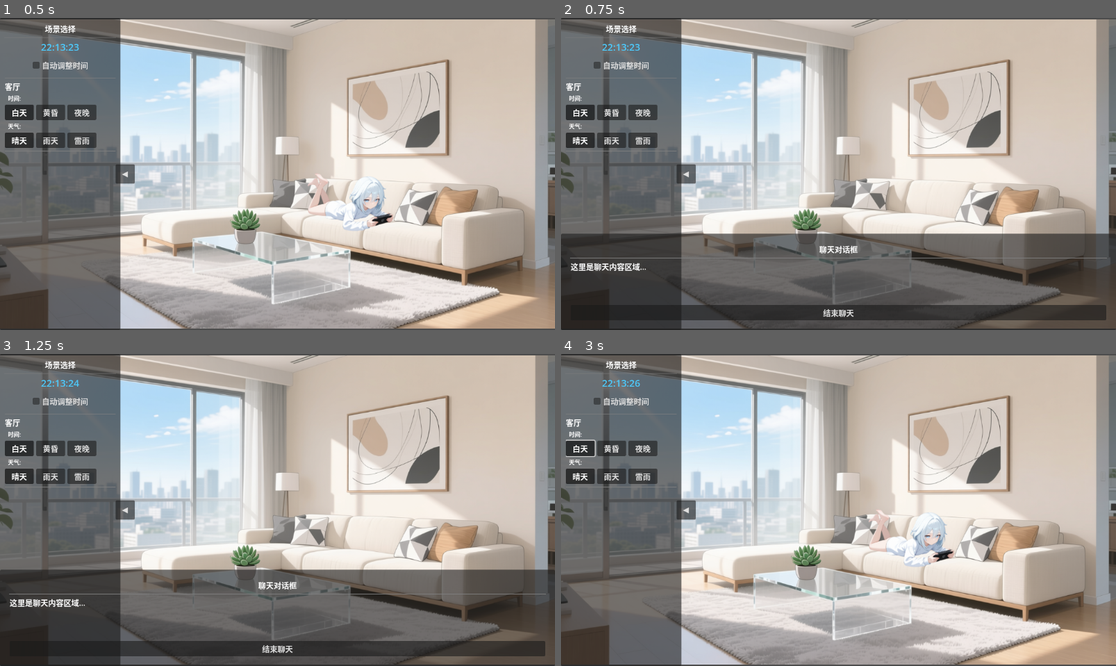
Above: before the commit, frames 1-4 (two rows, left to right).
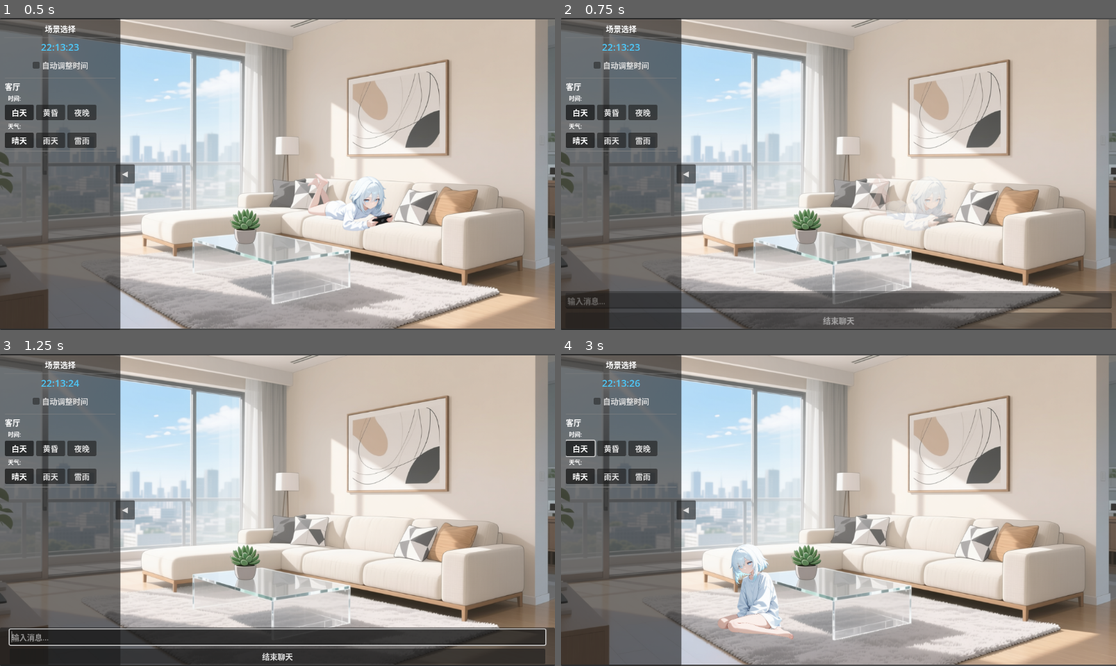
Above: after the commit, the same moments.

Repository: xhc2008/CABM-ED
Game: Godot game, scene res://scripts/main.tscn
The game is run twice, just before and just after one commit, with the same random seed, the same clock (stepped at 60 frames per second) and the same inputs.
Inputs (mouse positions are in pixels of both pictures, inside the frame that each line leads up to):
- Up to frame 1 (0.5 s): no input
- Up to frame 2 (0.75 s): click (910, 202) at 0.5 s
- Up to frame 3 (1.25 s): no input
- Up to frame 4 (3 s): click "结束聊天" at 1.25 s; click "自动调整时间" at 2 s; click "白天" at 2.75 s

Frame 1 is identical in both runs. In frame 2, 23% of the frame differs, in the area x 0-100%, y 52-100%; in frame 3, 24%, in the area x 0-100%, y 69-100%; in frame 4, 2.8%.

Commit message:
feat: 聊天框优化

Diff:
--- /dev/null
+++ b/config/app_config.json
@@ -0,0 +1,16 @@
+{
+    "user_name": "用户",
+    "character_name": "雪狐",
+    "preset_replies": [
+        "今天天气真不错呢~",
+        "有什么我可以帮你的吗？",
+        "我一直在这里等你哦",
+        "和你聊天真开心！",
+        "嗯嗯，我在听呢",
+        "这个想法不错！",
+        "让我想想...",
+        "原来如此！",
+        "你说得对呢",
+        "我也这么觉得！"
+    ]
+}
--- a/config/character_presets.json
+++ b/config/character_presets.json
@@ -7,6 +7,14 @@
         "x": 0.63,
         "y": 0.59
       }
+    },
+    {
+      "image": "2.png",
+      "scale": 1.0,
+      "position": {
+        "x": 0.35,
+        "y": 0.77
+      }
     }
   ]
 }
--- a/scripts/character.gd
+++ b/scripts/character.gd
@@ -139,6 +139,14 @@
 		return
 
 	is_chatting = true
+
+	# 消失动画
+	var fade_tween = create_tween()
+	fade_tween.tween_property(self, "modulate:a", 0.0, 0.3)
+	await fade_tween.finished
+
+	visible = false
+	await get_tree().create_timer(0.7).timeout
 
 	# 加载聊天图片
 	var chat_image_path = "res://assets/images/character/chat/normal.png"
@@ -178,12 +186,15 @@
 
 	print("聊天目标中心: ", center_pos, " 缩放: ", final_chat_scale, " 最终position: ", target_pos)
 
-	# 消失后重新显示
-	visible = false
-	await get_tree().create_timer(1.0).timeout
+	# 设置位置并显示
 	position = target_pos
 	scale = Vector2(final_chat_scale, final_chat_scale)
+	modulate.a = 0.0
 	visible = true
+
+	# 淡入动画
+	var appear_tween = create_tween()
+	appear_tween.tween_property(self, "modulate:a", 1.0, 0.3)
 
 func end_chat():
 	if not is_chatting:
@@ -191,7 +202,16 @@
 
 	is_chatting = false
 
+	# 淡出动画
+	var fade_tween = create_tween()
+	fade_tween.tween_property(self, "modulate:a", 0.0, 0.3)
+	await fade_tween.finished
+
+	visible = false
+	await get_tree().create_timer(0.3).timeout
+
 	# 重新加载场景中的随机位置
+	modulate.a = 1.0
 	load_character_for_scene(current_scene)
 
 func _on_pressed():
--- a/scripts/chat_dialog.gd
+++ b/scripts/chat_dialog.gd
@@ -2,18 +2,166 @@
 
 signal chat_ended
 
+@onready var margin_container: MarginContainer = $MarginContainer
+@onready var vbox: VBoxContainer = $MarginContainer/VBoxContainer
+@onready var character_name_label: Label = $MarginContainer/VBoxContainer/CharacterNameLabel
+@onready var message_label: Label = $MarginContainer/VBoxContainer/MessageLabel
+@onready var input_field: LineEdit = $MarginContainer/VBoxContainer/InputField
 @onready var end_button: Button = $MarginContainer/VBoxContainer/EndButton
+
+var app_config: Dictionary = {}
+var is_input_mode: bool = true
+var current_message: String = ""
+var typing_timer: Timer
+var char_index: int = 0
+
+const INPUT_HEIGHT = 80.0
+const REPLY_HEIGHT = 200.0
+const ANIMATION_DURATION = 0.3
+const TYPING_SPEED = 0.05  # 每个字符的显示间隔
 
 func _ready():
 	end_button.pressed.connect(_on_end_button_pressed)
+	input_field.text_submitted.connect(_on_input_submitted)
+
+	# 创建打字机效果的计时器
+	typing_timer = Timer.new()
+	typing_timer.one_shot = false
+	typing_timer.timeout.connect(_on_typing_timer_timeout)
+	add_child(typing_timer)
+
+	# 加载配置
+	_load_config()
+
+	# 初始化为输入模式
+	_setup_input_mode()
+
 	visible = false
+	modulate.a = 0.0
+	scale = Vector2(0.8, 0.8)
+
+func _load_config():
+	var config_path = "res://config/app_config.json"
+	if FileAccess.file_exists(config_path):
+		var file = FileAccess.open(config_path, FileAccess.READ)
+		var json_string = file.get_as_text()
+		file.close()
+
+		var json = JSON.new()
+		if json.parse(json_string) == OK:
+			app_config = json.data
+			print("应用配置已加载")
+		else:
+			print("解析应用配置失败")
+			_set_default_config()
+	else:
+		print("应用配置文件不存在，使用默认配置")
+		_set_default_config()
+
+func _set_default_config():
+	app_config = {
+		"user_name": "用户",
+		"character_name": "小助手",
+		"preset_replies": ["你好！", "我在听呢", "有趣！"]
+	}
+
+func _setup_input_mode():
+	is_input_mode = true
+	character_name_label.visible = false
+	message_label.visible = false
+	input_field.visible = true
+	input_field.text = ""
+	input_field.placeholder_text = "输入消息..."
+	custom_minimum_size.y = INPUT_HEIGHT
+
+func _setup_reply_mode():
+	is_input_mode = false
+	character_name_label.visible = true
+	message_label.visible = true
+	input_field.visible = false
+	character_name_label.text = app_config.get("character_name", "角色")
+	custom_minimum_size.y = REPLY_HEIGHT
 
 func show_dialog():
 	visible = true
+	pivot_offset = size / 2.0
+
+	# 展开动画
+	var tween = create_tween()
+	tween.set_parallel(true)
+	tween.tween_property(self, "modulate:a", 1.0, ANIMATION_DURATION)
+	tween.tween_property(self, "scale", Vector2.ONE, ANIMATION_DURATION).set_trans(Tween.TRANS_BACK).set_ease(Tween.EASE_OUT)
+
+	# 聚焦输入框
+	await tween.finished
+	if is_input_mode:
+		input_field.grab_focus()
 
 func hide_dialog():
+	pivot_offset = size / 2.0
+
+	# 收起动画
+	var tween = create_tween()
+	tween.set_parallel(true)
+	tween.tween_property(self, "modulate:a", 0.0, ANIMATION_DURATION)
+	tween.tween_property(self, "scale", Vector2(0.8, 0.8), ANIMATION_DURATION).set_trans(Tween.TRANS_BACK).set_ease(Tween.EASE_IN)
+
+	await tween.finished
 	visible = false
+
+	# 重置为输入模式
+	_setup_input_mode()
 
 func _on_end_button_pressed():
 	hide_dialog()
+	await get_tree().create_timer(0.3).timeout
 	chat_ended.emit()
+
+func _on_input_submitted(text: String):
+	if text.strip_edges().is_empty():
+		return
+
+	print("用户输入: ", text)
+
+	# 切换到回复模式
+	_transition_to_reply_mode()
+
+	# 获取随机回复
+	var replies = app_config.get("preset_replies", ["你好！"])
+	var reply = replies[randi() % replies.size()]
+
+	# 开始流式输出
+	_start_typing_effect(reply)
+
+func _transition_to_reply_mode():
+	# 状态切换动画
+	var tween = create_tween()
+	tween.tween_property(self, "custom_minimum_size:y", REPLY_HEIGHT, ANIMATION_DURATION).set_trans(Tween.TRANS_CUBIC).set_ease(Tween.EASE_OUT)
+
+	await tween.finished
+	_setup_reply_mode()
+
+func _transition_to_input_mode():
+	# 状态切换动画
+	var tween = create_tween()
+	tween.tween_property(self, "custom_minimum_size:y", INPUT_HEIGHT, ANIMATION_DURATION).set_trans(Tween.TRANS_CUBIC).set_ease(Tween.EASE_OUT)
+
+	await tween.finished
+	_setup_input_mode()
+	input_field.grab_focus()
+
+func _start_typing_effect(text: String):
+	current_message = text
+	char_index = 0
+	message_label.text = ""
+	typing_timer.start(TYPING_SPEED)
+
+func _on_typing_timer_timeout():
+	if char_index < current_message.length():
+		message_label.text += current_message[char_index]
+		char_index += 1
+	else:
+		typing_timer.stop()
+		# 打字完成后，等待一段时间再切换回输入模式
+		await get_tree().create_timer(1.5).timeout
+		_transition_to_input_mode()
--- a/scripts/main.tscn
+++ b/scripts/main.tscn
@@ -85,12 +85,13 @@
 text = "◀"
 
 [node name="ChatDialog" type="Panel" parent="."]
+custom_minimum_size = Vector2(0, 80)
 layout_mode = 1
 anchors_preset = 12
 anchor_top = 1.0
 anchor_right = 1.0
 anchor_bottom = 1.0
-offset_top = -200.0
+offset_top = -80.0
 grow_horizontal = 2
 grow_vertical = 0
 script = ExtResource("4_chat_dialog")
@@ -103,25 +104,31 @@
 grow_horizontal = 2
 grow_vertical = 2
 theme_override_constants/margin_left = 20
-theme_override_constants/margin_top = 20
+theme_override_constants/margin_top = 15
 theme_override_constants/margin_right = 20
-theme_override_constants/margin_bottom = 20
+theme_override_constants/margin_bottom = 15
 
 [node name="VBoxContainer" type="VBoxContainer" parent="ChatDialog/MarginContainer"]
 layout_mode = 2
+theme_override_constants/separation = 8
 
-[node name="ChatLabel" type="Label" parent="ChatDialog/MarginContainer/VBoxContainer"]
+[node name="CharacterNameLabel" type="Label" parent="ChatDialog/MarginContainer/VBoxContainer"]
+visible = false
 layout_mode = 2
-text = "聊天对话框"
-horizontal_alignment = 1
+text = "角色名"
+theme_override_font_sizes/font_size = 16
 
-[node name="HSeparator" type="HSeparator" parent="ChatDialog/MarginContainer/VBoxContainer"]
-layout_mode = 2
-
-[node name="ChatContent" type="RichTextLabel" parent="ChatDialog/MarginContainer/VBoxContainer"]
+[node name="MessageLabel" type="Label" parent="ChatDialog/MarginContainer/VBoxContainer"]
+visible = false
 layout_mode = 2
 size_flags_vertical = 3
-text = "这里是聊天内容区域..."
+text = "角色回复内容..."
+autowrap_mode = 3
+
+[node name="InputField" type="LineEdit" parent="ChatDialog/MarginContainer/VBoxContainer"]
+layout_mode = 2
+size_flags_vertical = 3
+placeholder_text = "输入消息..."
 
 [node name="EndButton" type="Button" parent="ChatDialog/MarginContainer/VBoxContainer"]
 layout_mode = 2
Binary file added: assets/images/character/livingroom/2.png
Not shown, changed: README.md
